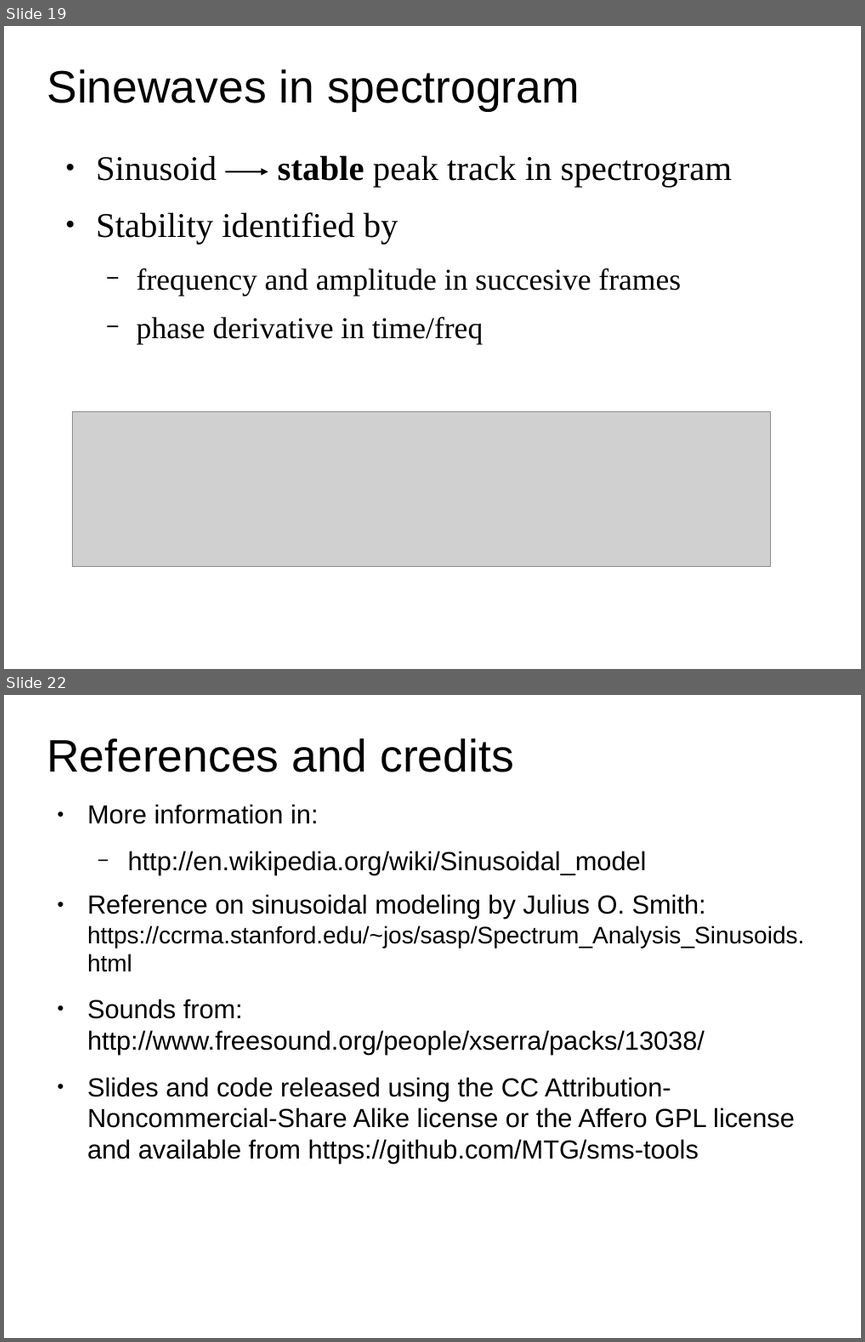
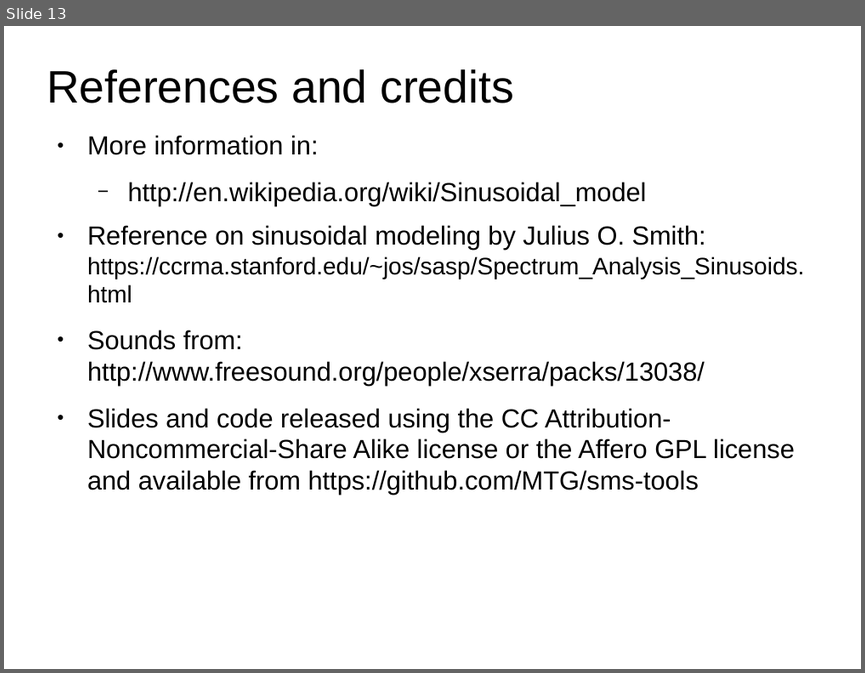
Before and after one commit to MTG/sms-tools, a slide deck: lectures/5-Sinusoidal-model/Sinusoidal-Model-1.odp. Shown one above the other, each under a label of ours: slides 19 and 22 before the commit, slide 13 after it; the slides between them are not shown. The pictures are 865x1342 and 865x673 pixels, drawn with LibreOffice and Linux fonts; fonts in the diff are those of the drawing; grey boxes stand for pictures. Boxes give left, top, right and bottom in pixels: in the first picture for what was removed or moved away, otherwise in the second. Text is boxed around its words. In the diff, an @@ line names an element or a change of style, - is before the commit and + after.

```diff
--- a/lectures/5-Sinusoidal-model/Sinusoidal-Model-1.odp
+++ b/lectures/5-Sinusoidal-model/Sinusoidal-Model-1.odp
@@ slide 19 removed at (x1=4, y1=26, x2=861, y2=669), background #FFFFFF @@
@@ title removed at (x1=46, y1=69, x2=579, y2=111) @@
-Sinewaves in spectrogram
@@ text removed at (x1=96, y1=155, x2=732, y2=344) @@
-● Sinusoid stable peak track in spectrogram
-● Stability identified by
-  − frequency and amplitude in succesive frames
-  − phase derivative in time/freq
@@ arrow removed from (225, 171) to (268, 171) @@
@@ picture removed at (x1=73, y1=412, x2=770, y2=566) @@
@@ what was slide 22 is now slide 13 @@
```
Also in this commit, not shown: 3 slides changed, 8 other slides removed, 7 other files.
